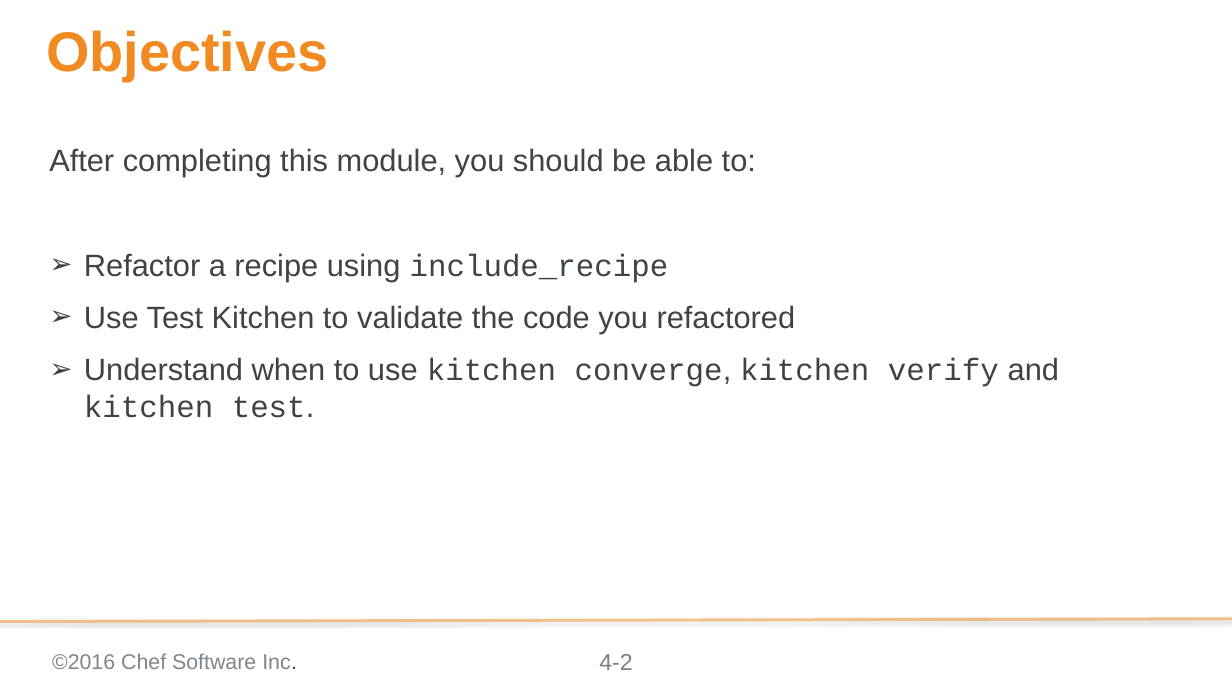
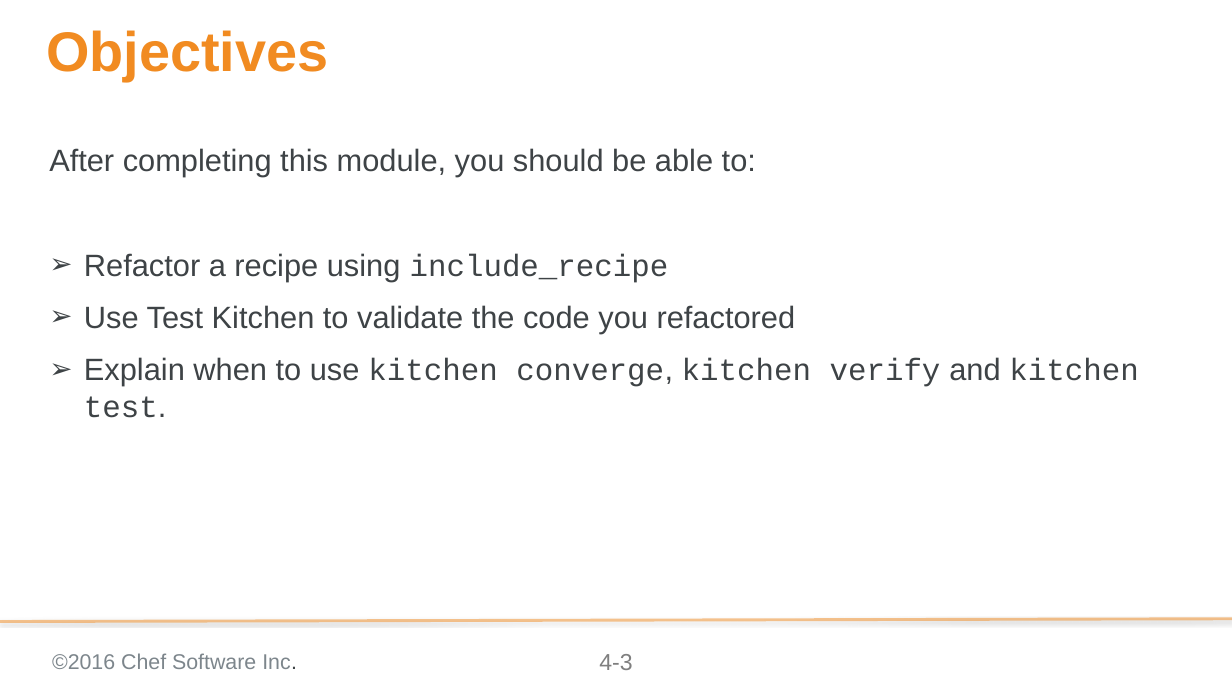
Before and after one commit to chef-training/test_driven_cookbook_development, a slide deck: slide 3 of 04-refactoring_cookbooks_with_tests.pptx (slide 2 before the commit). Drawn at 1232x693 pixels with LibreOffice and Linux fonts; fonts in the diff are those of the drawing; background and template pictures are left out. Boxes give left, top, right and bottom in pixels: in the first picture for what was removed or moved away, otherwise in the second. Text is boxed around its words. In the diff, an @@ line names an element or a change of style, - is before the commit and + after.

```diff
--- a/04-refactoring_cookbooks_with_tests.pptx
+++ b/04-refactoring_cookbooks_with_tests.pptx
@@ text at box(84, 357, 1138, 418): text changed @@
-➢ Understand when to use kitchen converge, kitchen verify and kitchen test.
+➢ Explain when to use kitchen converge, kitchen verify and kitchen test.
@@ page number at box(599, 654, 632, 670): text changed @@
-4-2
+4-3
```
Also in this commit, not shown: 12 other slides changed, 2 slides added.
